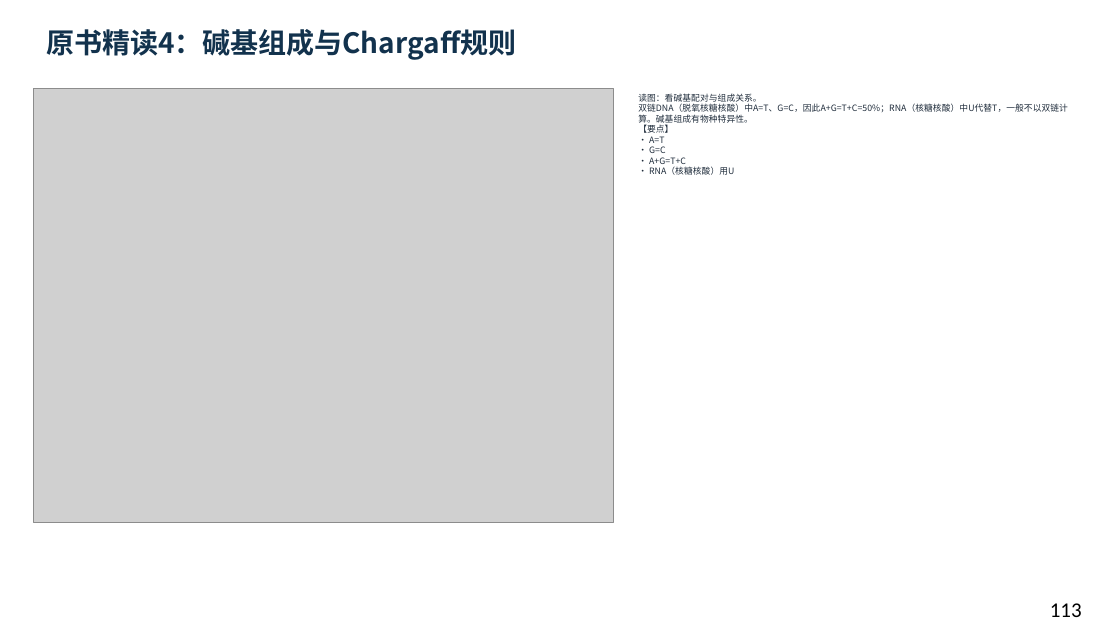
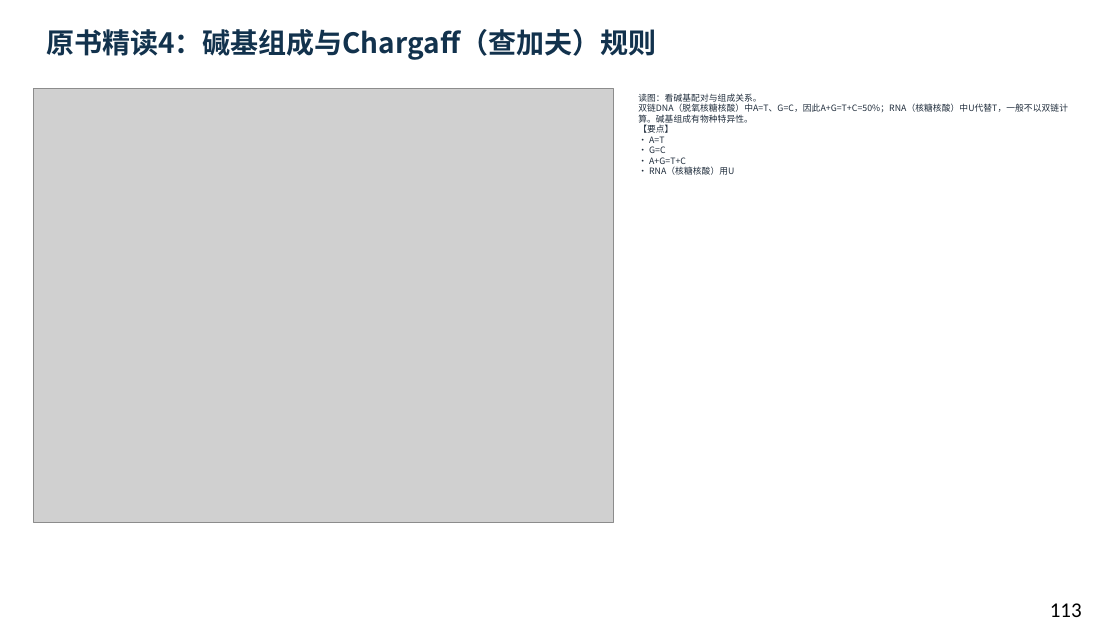
Before and after one commit to newkan-li/Biochemistry, a slide deck: slide 113 of downloads/bc11-ai-style.pptx. Drawn at 1120x630 pixels with LibreOffice and Linux fonts; fonts in the diff are those of the drawing; grey boxes stand for pictures. Boxes give left, top, right and bottom in pixels: in the first picture for what was removed or moved away, otherwise in the second. Text is boxed around its words. In the diff, an @@ line names an element or a change of style, - is before the commit and + after.

```diff
--- a/downloads/bc11-ai-style.pptx
+++ b/downloads/bc11-ai-style.pptx
@@ text at box(46, 29, 656, 60): text changed @@
-原书精读4：碱基组成与Chargaff规则
+原书精读4：碱基组成与Chargaff（查加夫）规则
```
Also in this commit, not shown: 18 other slides changed, 3 other files.
